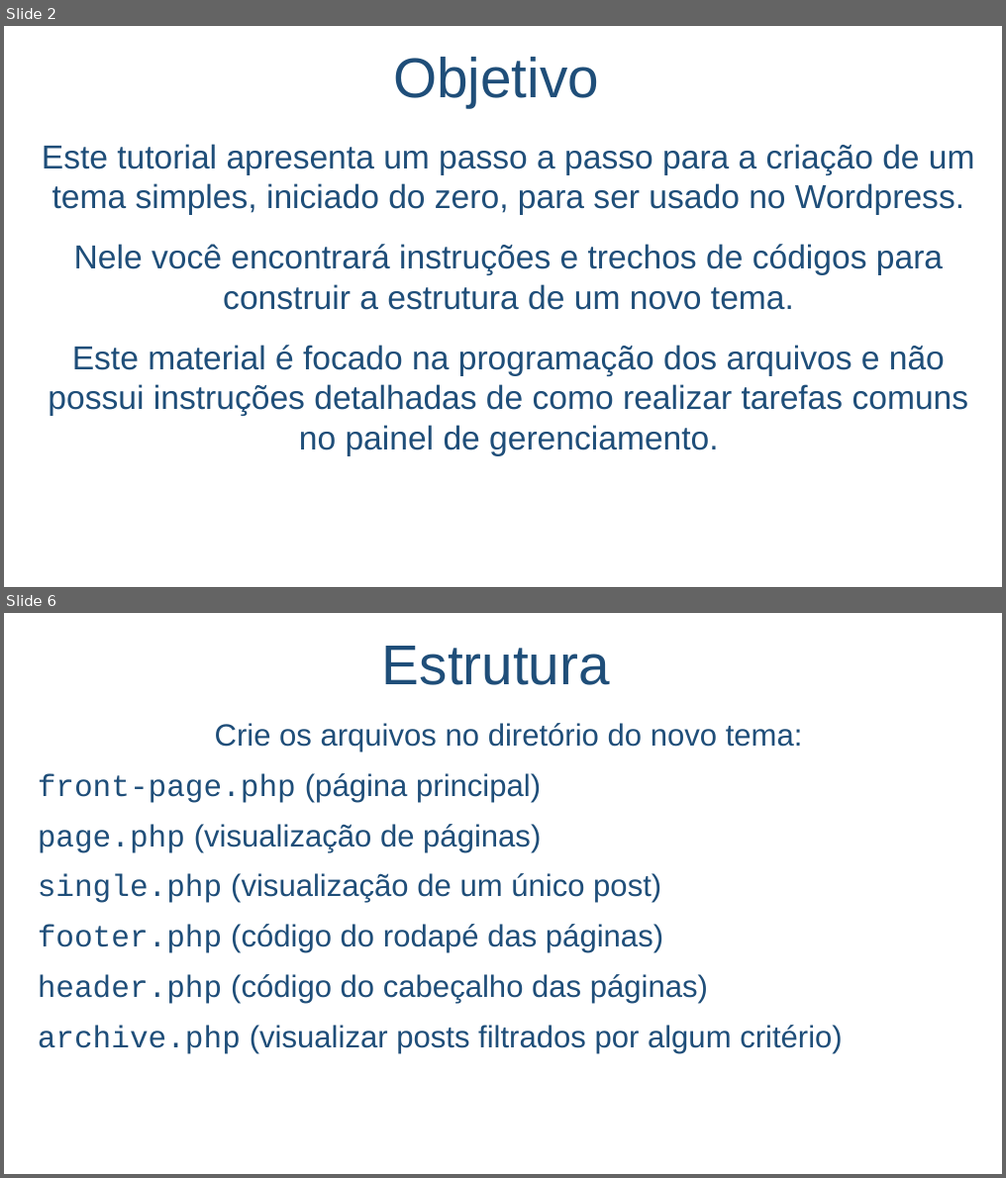
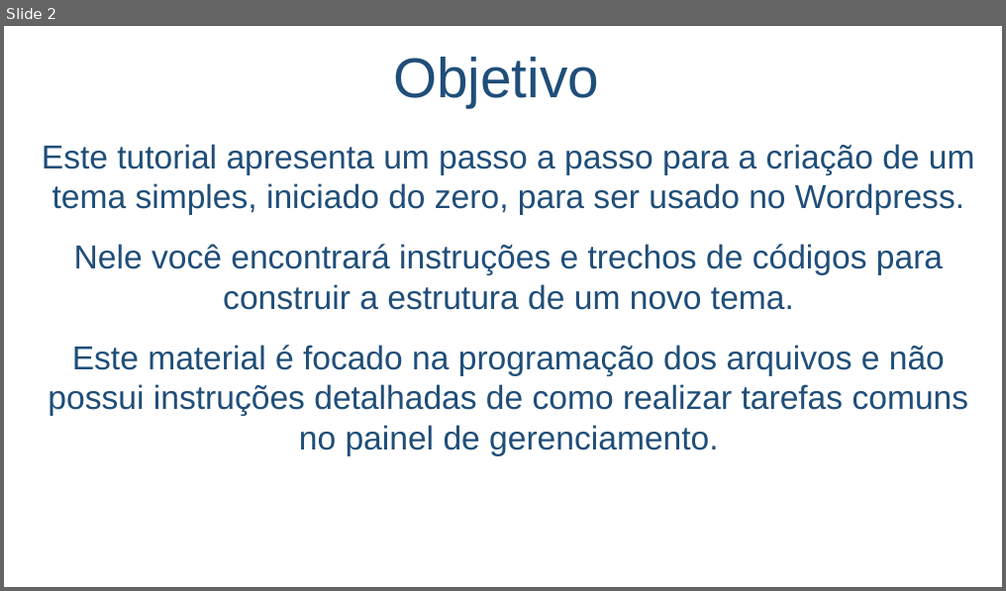
Before and after one commit to salmo-jr/public-slides, a slide deck: javascript-introducao.pptx. Shown one above the other, each under a label of ours: slides 2 and 6 before the commit, slide 2 after it; the slides between them are not shown. The pictures are 1006x1178 and 1006x591 pixels, drawn with LibreOffice and Linux fonts; fonts in the diff are those of the drawing; background and template pictures are left out. Boxes give left, top, right and bottom in pixels: in the first picture for what was removed or moved away, otherwise in the second. Text is boxed around its words. In the diff, an @@ line names an element or a change of style, - is before the commit and + after.

```diff
--- a/javascript-introducao.pptx
+++ b/javascript-introducao.pptx
@@ slide 6 removed at <box>4,613,1002,1174</box>, background picture (left out) @@
@@ title removed at <box>382,646,610,685</box> @@
-Estrutura
@@ text removed at <box>38,723,843,1055</box> @@
-Crie os arquivos no diretório do novo tema:
-front-page.php (página principal)
-page.php (visualização de páginas)
-single.php (visualização de um único post)
-footer.php (código do rodapé das páginas)
-header.php (código do cabeçalho das páginas)
-archive.php (visualizar posts filtrados por algum critério)
```
Also in this commit, not shown: 3 slides changed, 8 slides added, 42 other slides removed.
